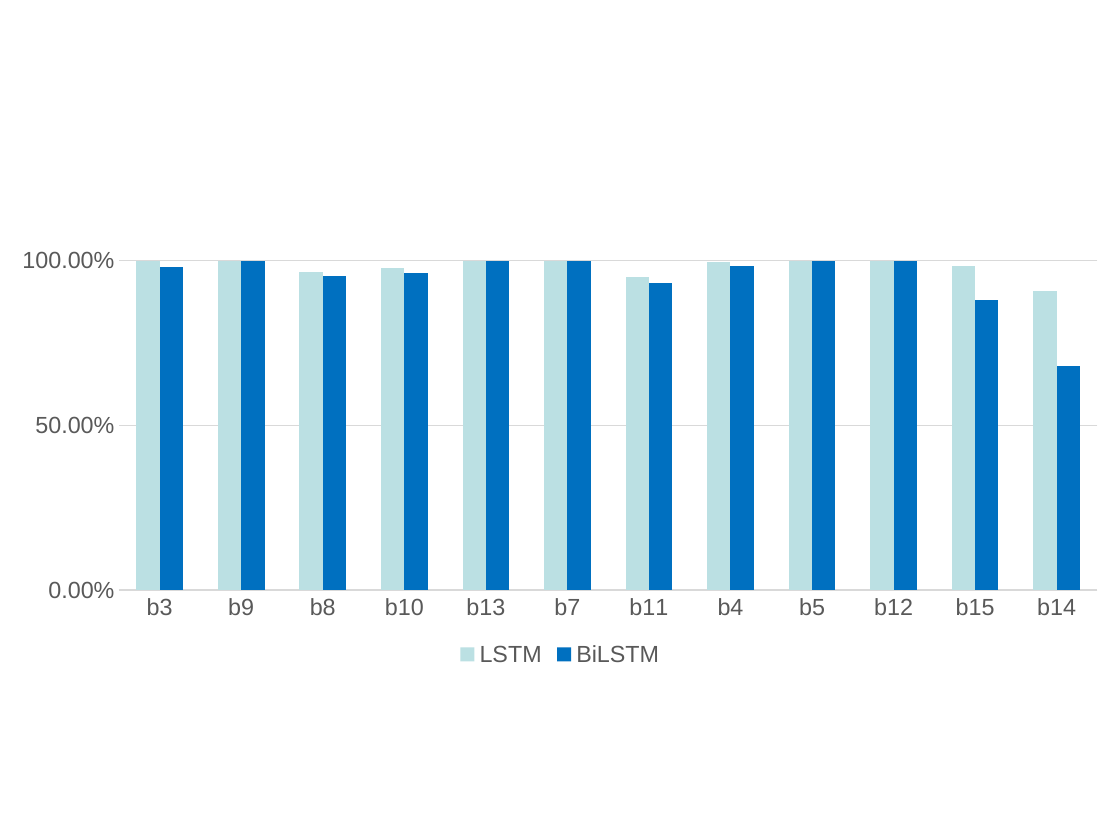
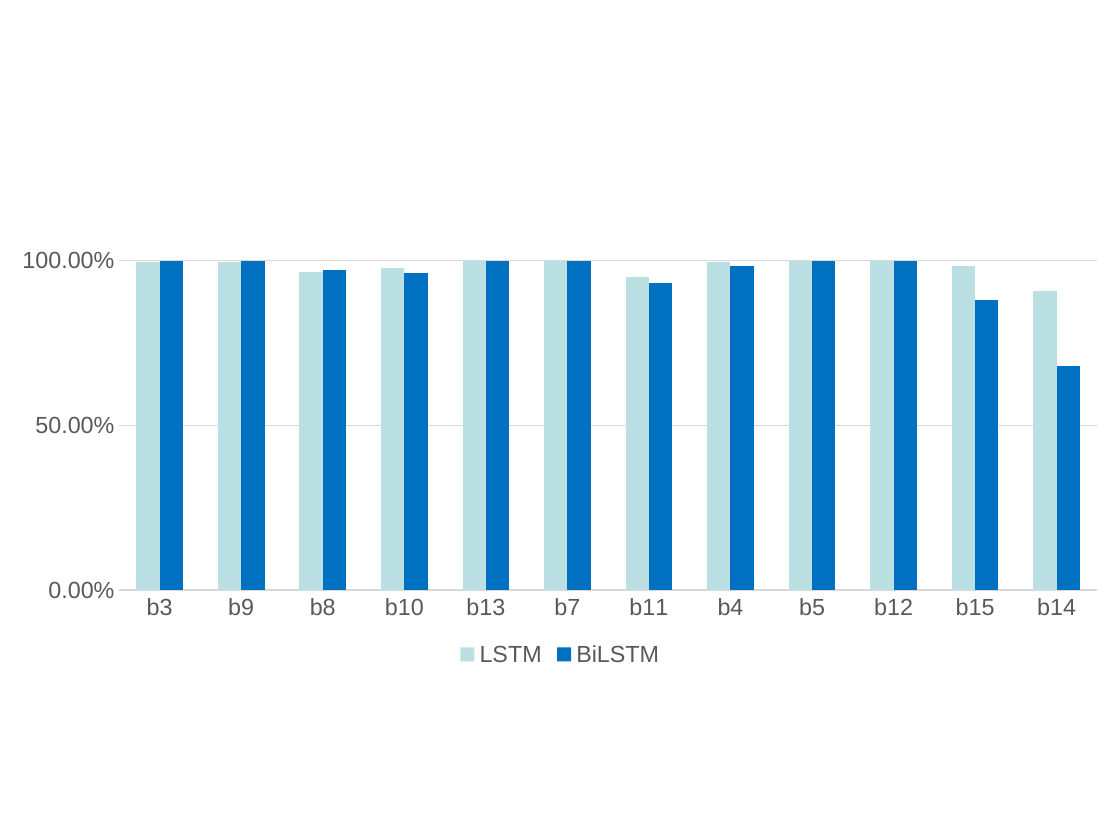
Before and after one commit to acada-sjtu/LSTM-IF-detection, a slide deck: slide 19 of Result.pptx. Drawn at 1120x840 pixels with LibreOffice and Linux fonts; fonts in the diff are those of the drawing; background and template pictures are left out. Boxes give left, top, right and bottom in pixels: in the first picture for what was removed or moved away, otherwise in the second. Text is boxed around its words. In the diff, an @@ line names an element or a change of style, - is before the commit and + after.

```diff
--- a/Result.pptx
+++ b/Result.pptx
@@ column chart at [0, 239, 1120, 671] @@
@@ BiLSTM, b3: 0.98 to 1 @@
@@ BiLSTM, b8: 0.95 to 0.97 @@
```
Also in this commit, not shown: 7 other slides changed.
